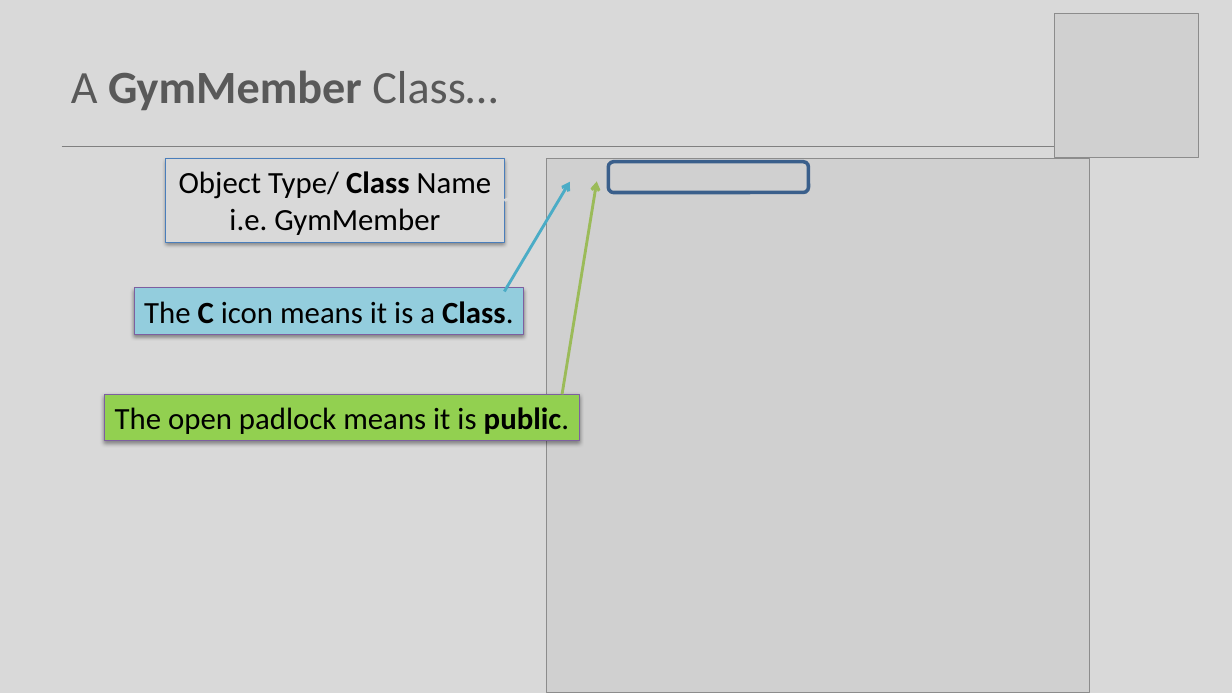
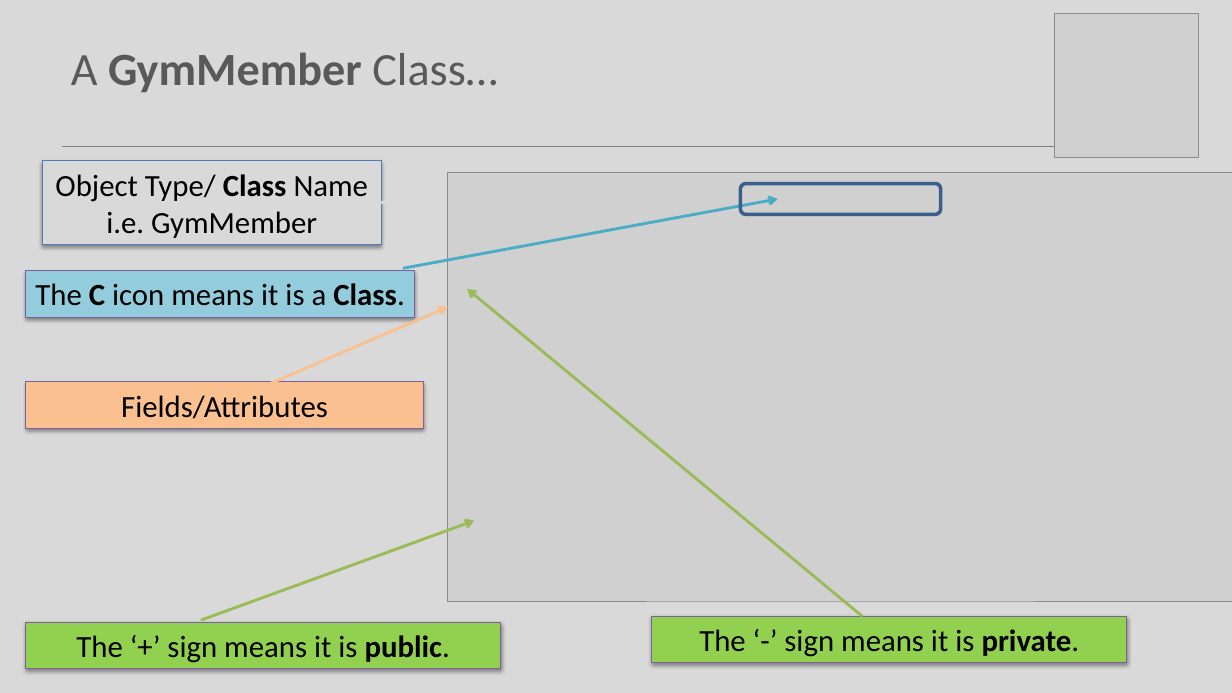
Before and after one commit to Programming-Fundamentals-SETU/prog-fund-1-sept-25, a slide deck: slide 8 of topic08-arrays-of-objects/unit-1/talk-2-gym-app/oo-gym-v1.pptx. Drawn at 1232x693 pixels with LibreOffice and Linux fonts; fonts in the diff are those of the drawing; grey boxes stand for pictures. Boxes give left, top, right and bottom in pixels: in the first picture for what was removed or moved away, otherwise in the second. Text is boxed around its words. In the diff, an @@ line names an element or a change of style, - is before the commit and + after.

```diff
--- a/topic08-arrays-of-objects/unit-1/talk-2-gym-app/oo-gym-v1.pptx
+++ b/topic08-arrays-of-objects/unit-1/talk-2-gym-app/oo-gym-v1.pptx
@@ title "A GymMember Class…": place and size @@
-title "A GymMember Class…" at bbox=[71, 70, 497, 110]
+title "A GymMember Class…" at bbox=[71, 52, 497, 92]
@@ rectangle "Object Type/ Class Name": place and size @@
-rectangle "Object Type/ Class Name" at bbox=[165, 159, 505, 243]
+rectangle "Object Type/ Class Name" at bbox=[43, 161, 382, 245]
@@ picture: place and size @@
-picture at bbox=[547, 159, 1091, 693]
+picture at bbox=[448, 173, 1232, 602]
@@ arrow moved from (505, 201) - (524, 192) to (381, 203) - (400, 195) @@
@@ arrow moved from (505, 291) - (570, 182) to (403, 268) - (778, 199) @@
@@ rounded rectangle: place and size @@
-rounded rectangle at bbox=[608, 162, 809, 192]
+rounded rectangle at bbox=[740, 184, 941, 214]
@@ rectangle "The C icon means it ...": place and size @@
-rectangle "The C icon means it ..." at bbox=[135, 288, 524, 335]
+rectangle "The C icon means it ..." at bbox=[26, 271, 415, 317]
@@ arrow added from (862, 616) to (468, 289), #9BBB59 2.25 pt @@
@@ arrow added from (268, 384) to (448, 307), #FAC090 2.25 pt @@
@@ rectangle added at bbox=[26, 382, 424, 428], fill #FAC090, outline #7D60A0 0.75 pt, 24 pt, text #000000 @@
+Fields/Attributes
@@ arrow moved from (562, 395) - (597, 181) to (201, 620) - (474, 521) @@
@@ rectangle "The ‘+’ sign means it ...": place and size @@
-rectangle "The ‘+’ sign means it ..." at bbox=[104, 395, 579, 441]
+rectangle "The ‘+’ sign means it ..." at bbox=[26, 622, 501, 668]
@@ rectangle added at bbox=[652, 616, 1127, 663], fill #92D050, outline #7D60A0 0.75 pt, 24 pt, text #000000 @@
+The ‘-’ sign means it is private.
@@ text in rectangle at bbox=[76, 635, 450, 663]: text changed @@
-The open padlock means it is public.
+The ‘+’ sign means it is public.
```
Also in this commit, not shown: 14 other slides changed, 4 slides removed, 10 other files.
